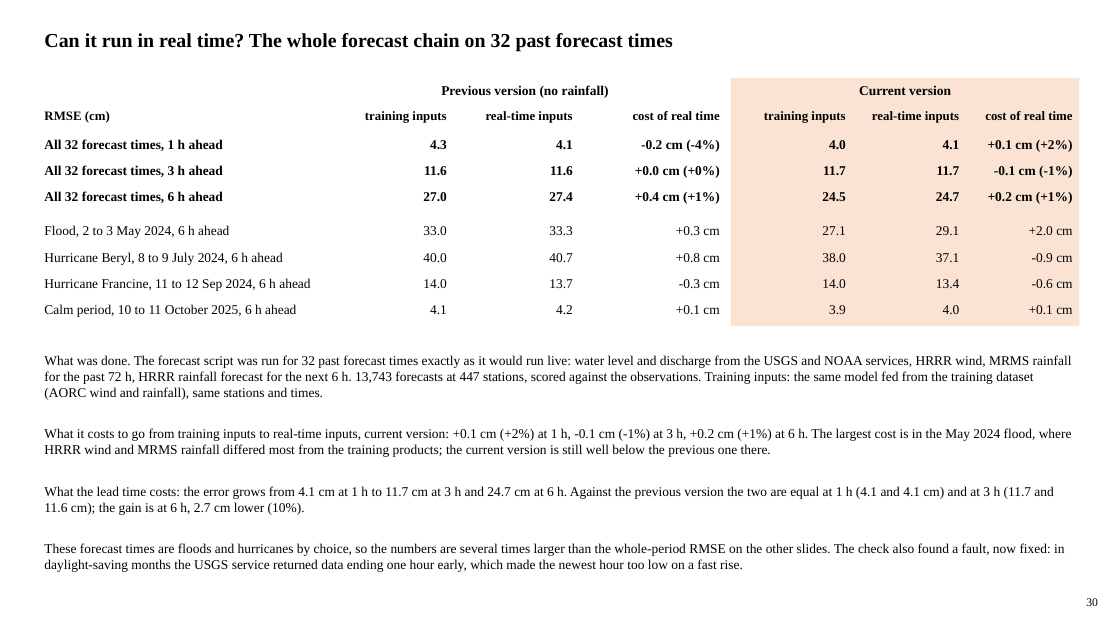
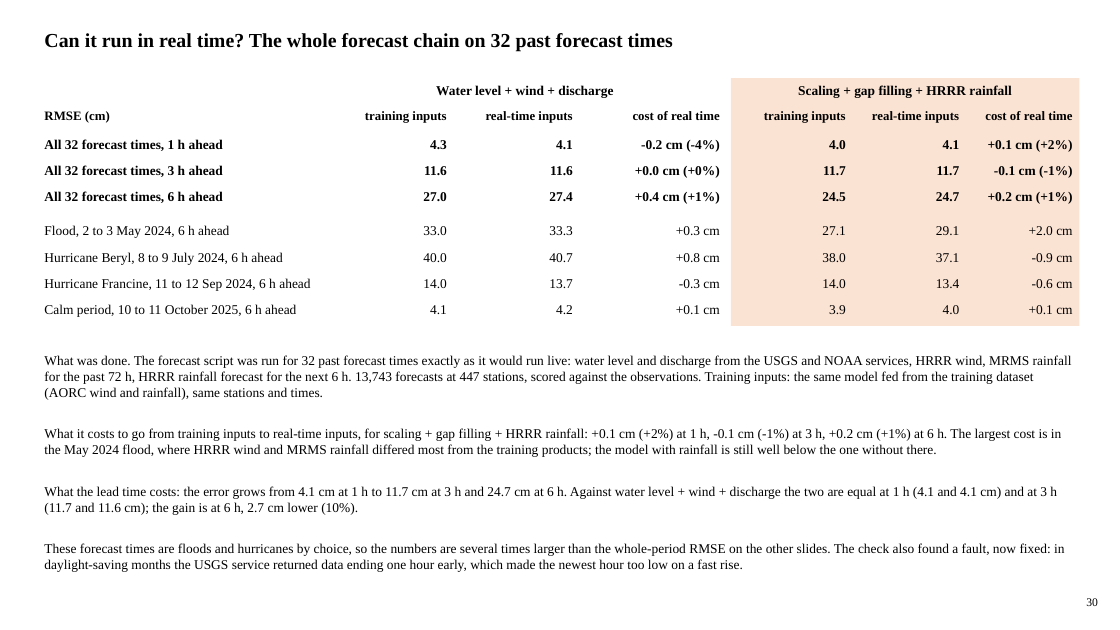
Before and after one commit to LaurenW1997/subdomainLSTM, a slide deck: slide 30 of deliverables/17_versions/version_comparison.pptx. Drawn at 1120x630 pixels with LibreOffice and Linux fonts; fonts in the diff are those of the drawing. Boxes give left, top, right and bottom in pixels: in the first picture for what was removed or moved away, otherwise in the second. Text is boxed around its words. In the diff, an @@ line names an element or a change of style, - is before the commit and + after.

```diff
--- a/deliverables/17_versions/version_comparison.pptx
+++ b/deliverables/17_versions/version_comparison.pptx
@@ text at [436,85,613,98]: text changed @@
-Previous version (no rainfall)
+Water level + wind + discharge
@@ text at [798,85,1012,98]: text changed @@
-Current version
+Scaling + gap filling + HRRR rainfall
@@ text at [44,428,1061,515]: text changed @@
-What it costs to go from training inputs to real-time inputs, current version: +0.1 cm (+2%) at 1 h, -0.1 cm (-1%) at 3 h, +0.2 cm (+1%) at 6 h. The largest cost is in the May 2024 flood, where HRRR wind and MRMS rainfall differed most from the training products; the current version is still well below the previous one there.
-What the lead time costs: the error grows from 4.1 cm at 1 h to 11.7 cm at 3 h and 24.7 cm at 6 h. Against the previous version the two are equal at 1 h (4.1 and 4.1 cm) and at 3 h (11.7 and 11.6 cm); the gain is at 6 h, 2.7 cm lower (10%).
+What it costs to go from training inputs to real-time inputs, for scaling + gap filling + HRRR rainfall: +0.1 cm (+2%) at 1 h, -0.1 cm (-1%) at 3 h, +0.2 cm (+1%) at 6 h. The largest cost is in the May 2024 flood, where HRRR wind and MRMS rainfall differed most from the training products; the model with rainfall is still well below the one without there.
+What the lead time costs: the error grows from 4.1 cm at 1 h to 11.7 cm at 3 h and 24.7 cm at 6 h. Against water level + wind + discharge the two are equal at 1 h (4.1 and 4.1 cm) and at 3 h (11.7 and 11.6 cm); the gain is at 6 h, 2.7 cm lower (10%).
```
Also in this commit, not shown: 12 other slides changed, 34 other files.
